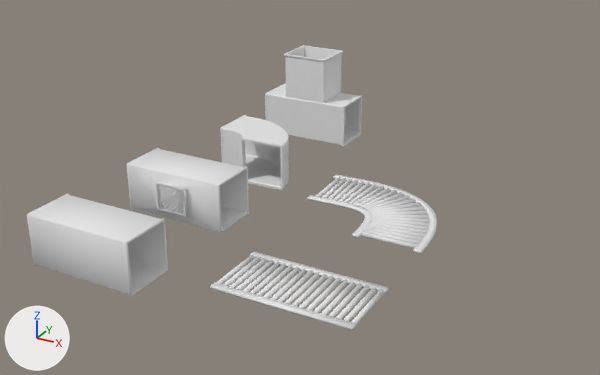
One commit to the Blender file Modelos/Blends/industria lucas.blend: the scene before it, then after it.
One viewpoint serves both versions: a 50 mm lens placed at (8.99, -5.22, 5.03), pointed at (3.22, 5.26, -0.21). Lighting does not change. The marker at lower left points along +X, +Y and +Z.

In view in the first picture: 'DutoVentilacao', 'DutoVentilacao.001', 'DutoVentilacao.002', 'DutoVentilacao.003', 'Esteira', 'Esteira.Curva', 'Esteira.Curva.Lado', 'Esteira.Lado'.
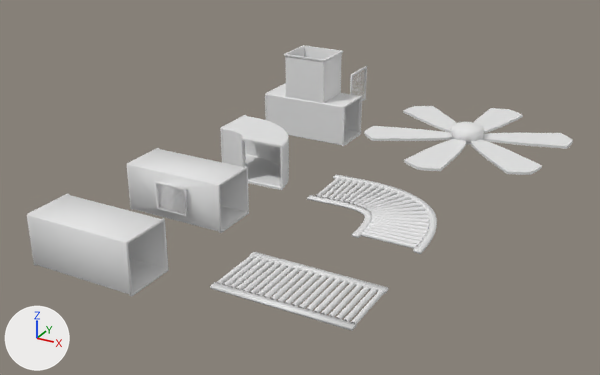
Changed parts and their boxes (x1, y1, x2, y2) in the pictures (600 x 375 px):
'Ventilador.Elices', added: after (364, 106, 573, 175)
'Ventilador.Centro', added: after (451, 122, 484, 145)
'Grade.DutoVentilacao', added: after (350, 66, 367, 101)
part 1 of me_cube_003, deleted: before (216, 282, 355, 323)

What changed in the scene script:
```text
Change me_cube_003:
    where me_cube_003.from_pydata(...)  # 20 vertices, 12 faces; spans x -0.886..-0.826, y -0.38..0.38, z 0.137..0.201
    used by ob_esteira; location = (5.0, 2.0, 0.0)
    verts and faces of me_cube_003; kept vertices keep their numbers, new ones are numbered from 20
    before: 1 (-0.856, -0.38, 0.201) at pixel (217, 281), 3 (-0.838, -0.38, 0.195) at pixel (219, 282), 5 (-0.826, -0.38, 0.179) at pixel (220, 284), 7 (-0.826, -0.38, 0.159), 9 (-0.838, -0.38, 0.143)
    before: 11 (-0.856, -0.38, 0.137), 13 (-0.875, -0.38, 0.143), 15 (-0.886, -0.38, 0.159), 17 (-0.886, -0.38, 0.179) at pixel (215, 283), 19 (-0.875, -0.38, 0.195) at pixel (216, 282)
    me_cube_003 part 1
    add delete_faces([(1, 19, 17, 15, 13, 11, 9, 7, 5, 3)])
Add me_cube_013:
    me_cube_013.from_pydata(...)  # 90 vertices, 88 faces; spans x -0.07..0.13, y 0.0..1.5, z 0.05..0.1
Add me_cylinder_001:
    me_cylinder_001.from_pydata(...)  # 98 vertices, 112 faces; spans x -0.279..0.279, y -0.279..0.279, z 0.034..0.318
    me_cylinder_001.polygons.foreach_set('use_smooth', [True] * 112)
Add me_cube_011:
    me_cube_011.from_pydata(...)  # 168 vertices, 92 faces; spans x -0.016..0.014, y -0.367..0.367, z -0.366..0.356
Add cu_béziercircle:
    cu_béziercircle = bpy.data.curves.new('BézierCircle', 'CURVE')
    cu_béziercircle.dimensions = '3D'
    _sp = cu_béziercircle.splines.new('BEZIER'); _sp.bezier_points.add(3)
    _sp.bezier_points.foreach_set('co', [-1.0, 0.0, 0.0, 0.0, 1.0, 0.0, 1.0, 0.0, 0.0, 0.0, -1.0, 0.0])
    _sp.bezier_points.foreach_set('handle_left', [-1.0, -0.552, 0.0, -0.552, 1.0, 0.0, 1.0, 0.552, 0.0, 0.552, -1.0, 0.0])
    _sp.bezier_points.foreach_set('handle_right', [-1.0, 0.552, 0.0, 0.552, 1.0, 0.0, 1.0, -0.552, 0.0, -0.552, -1.0, 0.0])
    for _p, _l, _r in zip(_sp.bezier_points, ['AUTO', 'AUTO', 'AUTO', 'AUTO'], ['AUTO', 'AUTO', 'AUTO', 'AUTO']): _p.handle_left_type = _l; _p.handle_right_type = _r
    _sp.order_u = 0
    _sp.order_v = 0
    _sp.use_cyclic_u = True
    cu_béziercircle.use_path = True
    cu_béziercircle.fill_mode = 'FULL'
Add ob_ventilador_elices:
    ob_ventilador_elices = bpy.data.objects.new('Ventilador.Elices', me_cube_013)
    ob_ventilador_elices.location = (5.0, 8.0, 0.0)
    _m = ob_ventilador_elices.modifiers.new('Array', 'ARRAY')
    _m.fit_type = 'FIT_CURVE'
    _m.count = 4
    _m.curve = ob_béziercircle
    _m.relative_offset_displace = (1.41, 0.0, 0.0)
    _m = ob_ventilador_elices.modifiers.new('Curve', 'CURVE')
    _m.object = ob_béziercircle
Add ob_béziercircle:
    ob_béziercircle = bpy.data.objects.new('BézierCircle', cu_béziercircle)
    ob_béziercircle.location = (5.0, 8.0, 0.0)
    ob_béziercircle.scale = (0.267, 0.267, 0.267)
Add ob_ventilador_centro:
    ob_ventilador_centro = bpy.data.objects.new('Ventilador.Centro', me_cylinder_001)
    ob_ventilador_centro.location = (5.0, 8.0, 0.0)
Add ob_grade_dutoventilacao:
    ob_grade_dutoventilacao = bpy.data.objects.new('Grade.DutoVentilacao', me_cube_011)
    ob_grade_dutoventilacao.location = (2.0, 10.0, 0.0)
```
